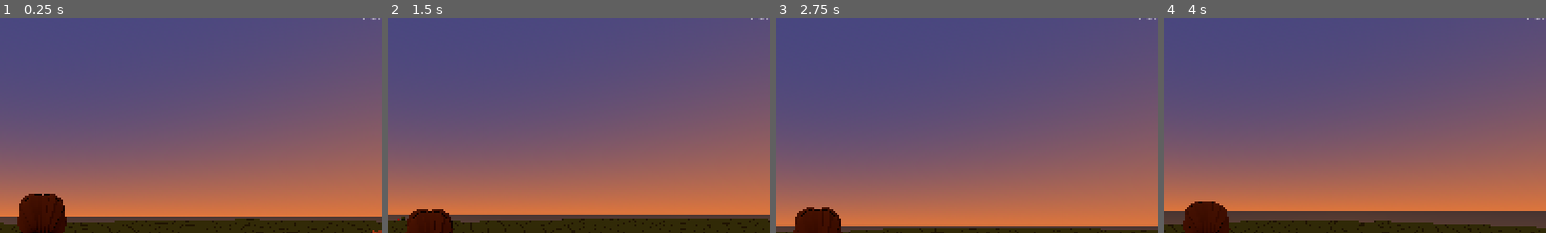
Above: before the commit, frames 1-4 (left to right).
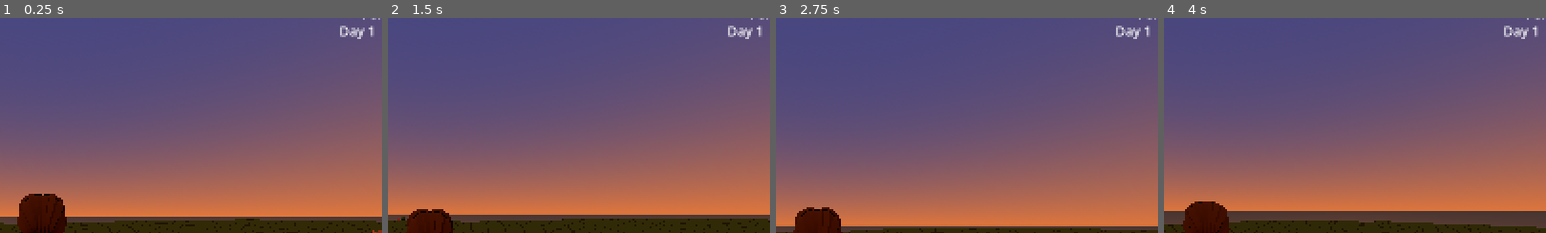
Above: after the commit, the same moments.

Repository: forsman5/sitka
Game: Godot game, scene res://scenes/on_foot/on_foot.tscn
Same seed, same stepped clock (60 frames per second), same inputs: the game is played once before the commit and once after it. This scene is started directly instead of the project's main scene.
Inputs (mouse positions are % of the whole screen's width and height, from its top left):
- Up to frame 1 (0.25 s): no input
- Up to frame 2 (1.5 s): tap Enter at 0.5 s; move the mouse to (55, 50) at 0.52 s; hold Q 0.53-1.28 s; hold Up (ui_up) from 0.53 s (still down); click (55, 50) at 0.67 s; tap Space at 0.77 s; move the mouse to (45, 50) at 1.27 s; tap E at 1.35 s; click (45, 50) at 1.42 s
- Up to frame 3 (2.75 s): keep holding Up (ui_up); tap Space at 1.52 s; move the mouse to (52, 48) at 2.02 s; hold Alt from 2.03 s (still down); click (52, 48) at 2.17 s
- Up to frame 4 (4 s): keep holding Up (ui_up); move the mouse to (49, 52) at 2.77 s; release Alt at 2.78 s; tap Shift at 2.85 s; click (49, 52) at 2.92 s; tap Space at 3.02, 3.77 s; move the mouse to (57, 51) at 3.52 s; tap F at 3.6 s; click (57, 51) at 3.67 s
The pictures show only the part of the screen within x 44-94%, y 4-54%; the shares and areas given below are measured in that part.

The runs differ from the first frame. In frame 1, 0.3% of the frame differs, in the area x 89-98%, y 3-10%; in frame 2, 0.3%; in frame 3, 0.3%; in frame 4, 0.3%.

Commit message:
On Foot: end-of-day screen with pen result, overnight losses, lambs, next day
Co-Authored-By: Claude Sonnet 5.5 <noreply@anthropic.com>

Diff:
--- a/scripts/on_foot/on_foot_world.gd
+++ b/scripts/on_foot/on_foot_world.gd
@@ -21,6 +21,23 @@
 const NIGHT_TIME := 21.0 / 24.0
 const DUSK_SECONDS := 120.0
 
+## End-of-day odds, per head. Sheep still outside the pen at nightfall may be
+## lost; every sheep that makes it through the night may bear a lamb.
+const LOSS_CHANCE := 0.4
+const LAMB_CHANCE := 0.1
+const STARTING_FLOCK_MIN := 3
+const STARTING_FLOCK_MAX := 5
+## The pen starts at its default size and grows by this many segments (each way)
+## per PEN_GROW_STEP sheep beyond what the default pen holds.
+const PEN_BASE_CAPACITY := 10
+const PEN_GROW_STEP := 6
+
+## Run state carried across the next-day scene reload. _continuing is set only by
+## the Next Day button, so entering from the menu always starts a fresh run.
+static var _continuing: bool = false
+static var _day: int = 1
+static var _flock_size: int = 0
+
 ## Esc often releases mouse capture itself (browser pointer lock, embedded game
 ## window) before the game sees a key press, so a lost capture also opens the menu.
 const ESC_DEBOUNCE_MSEC := 250
@@ -40,8 +57,20 @@
 var _terrain: Node
 var _sky_mat: ProceduralSkyMaterial
 var _clock: Label
+var _day_ended: bool = false
+var _end_layer: CanvasLayer
+var _end_title: Label
+var _end_body: Label
+var _end_next: Button
+var _next_flock_size: int = 0
+var _game_over: bool = false
 
 func _ready() -> void:
+	if _continuing:
+		_continuing = false
+	else:
+		_day = 1
+		_flock_size = randi_range(STARTING_FLOCK_MIN, STARTING_FLOCK_MAX)
 	GameState.time_of_day = START_TIME_OF_DAY
 	_build_environment()
 	_build_island()
@@ -66,13 +95,14 @@
 	layer.add_child(hint)
 	add_child(layer)
 	_build_pause_menu()
+	_build_end_of_day_screen()
 
 	_clock = Label.new()
 	_clock.add_theme_font_size_override("font_size", 28)
 	_clock.horizontal_alignment = HORIZONTAL_ALIGNMENT_RIGHT
 	_clock.anchor_left = 1.0
 	_clock.anchor_right = 1.0
-	_clock.offset_left = -260.0
+	_clock.offset_left = -320.0
 	_clock.offset_right = -16.0
 	_clock.offset_top = 44.0
 	layer.add_child(_clock)
@@ -92,9 +122,110 @@
 func _process(_delta: float) -> void:
 	_update_sky(GameState.time_of_day)
 	_update_clock(GameState.time_of_day)
+	if not _day_ended and GameState.time_of_day >= NIGHT_TIME:
+		_end_day()
+		return
 	if not get_tree().paused and Input.mouse_mode != Input.MOUSE_MODE_CAPTURED:
 		_auto_paused_at = Time.get_ticks_msec()
 		_set_paused(true)
+
+func _build_end_of_day_screen() -> void:
+	_end_layer = CanvasLayer.new()
+	_end_layer.layer = 30
+	_end_layer.process_mode = Node.PROCESS_MODE_ALWAYS
+	_end_layer.visible = false
+	add_child(_end_layer)
+
+	var dim := ColorRect.new()
+	dim.color = Color(0, 0, 0, 0.6)
+	dim.set_anchors_preset(Control.PRESET_FULL_RECT)
+	_end_layer.add_child(dim)
+
+	var center := CenterContainer.new()
+	center.set_anchors_preset(Control.PRESET_FULL_RECT)
+	_end_layer.add_child(center)
+
+	var box := VBoxContainer.new()
+	box.name = "Box"
+	box.custom_minimum_size = Vector2(420, 0)
+	box.add_theme_constant_override("separation", 14)
+	center.add_child(box)
+
+	_end_title = Label.new()
+	_end_title.horizontal_alignment = HORIZONTAL_ALIGNMENT_CENTER
+	_end_title.add_theme_font_size_override("font_size", 36)
+	box.add_child(_end_title)
+
+	_end_body = Label.new()
+	_end_body.horizontal_alignment = HORIZONTAL_ALIGNMENT_CENTER
+	_end_body.autowrap_mode = TextServer.AUTOWRAP_WORD_SMART
+	_end_body.add_theme_font_size_override("font_size", 20)
+	box.add_child(_end_body)
+
+	_end_next = Button.new()
+	_end_next.pressed.connect(_on_next_day_pressed)
+	box.add_child(_end_next)
+
+	var quit := Button.new()
+	quit.text = "Main Menu"
+	quit.pressed.connect(_to_main_menu)
+	box.add_child(quit)
+
+## Nightfall: pause, then settle the night. Sheep left outside may be lost; every
+## surviving sheep may bear a lamb. The result seeds the next day's flock.
+func _end_day() -> void:
+	_day_ended = true
+	var penned := 0
+	var outside := 0
+	for sheep in get_tree().get_nodes_in_group("on_foot_sheep"):
+		if (sheep as OnFootSheep).penned:
+			penned += 1
+		else:
+			outside += 1
+	var lost := 0
+	for i in outside:
+		if randf() < LOSS_CHANCE:
+			lost += 1
+	var survivors := penned + outside - lost
+	var lambs := 0
+	for i in survivors:
+		if randf() < LAMB_CHANCE:
+			lambs += 1
+	_next_flock_size = survivors + lambs
+	_game_over = _next_flock_size == 0
+
+	var lines: PackedStringArray = []
+	if _game_over:
+		_end_title.text = "The flock is gone"
+		lines.append("Every sheep left outside was lost to the night.")
+	elif outside == 0:
+		_end_title.text = "Good job!"
+		lines.append("All %d sheep are safe in the pen." % penned)
+	else:
+		_end_title.text = "Uh-oh..."
+		lines.append("%d of %d sheep never made it into the pen." % [outside, penned + outside])
+		lines.append("%d lost in the night, %d found their way home." % [lost, outside - lost])
+	if lambs > 0:
+		lines.append("%d new lamb%s born!" % [lambs, "" if lambs == 1 else "s"])
+	if not _game_over:
+		lines.append("Flock for tomorrow: %d" % _next_flock_size)
+	_end_body.text = "\n".join(lines)
+	_end_next.text = "New Game" if _game_over else "Next Day"
+
+	_end_layer.visible = true
+	get_tree().paused = true
+	Input.mouse_mode = Input.MOUSE_MODE_VISIBLE
+
+func _on_next_day_pressed() -> void:
+	if _game_over:
+		_continuing = false
+	else:
+		_continuing = true
+		_day += 1
+		_flock_size = _next_flock_size
+	get_tree().paused = false
+	Input.mouse_mode = Input.MOUSE_MODE_CAPTURED
+	get_tree().reload_current_scene()
 
 func _build_pause_menu() -> void:
 	_pause_layer = CanvasLayer.new()
@@ -220,6 +351,9 @@
 ## Open-gated pen on the flat ground east of the town, gate facing the spawn.
 func _spawn_pen() -> void:
 	_pen = SheepPen.new()
+	var grow := maxi(0, ceili((_flock_size - PEN_BASE_CAPACITY) / float(PEN_GROW_STEP)))
+	_pen.segments_wide += grow
+	_pen.segments_deep += grow
 	_pen.name = "SheepPen"
 	_pen.position = _ground_point(Vector2(18, -2))
 	_pen.rotation_degrees.y = -90.0
@@ -228,7 +362,7 @@
 ## A small flock a short walk from the spawn point.
 func _spawn_flock() -> void:
 	var center := Vector2(8, 14)
-	for i in randi_range(3, 5):
+	for i in _flock_size:
 		var sheep := OnFootSheep.new()
 		var xz := center + Vector2(randf_range(-3, 3), randf_range(-3, 3))
 		sheep.position = _ground_point(xz) + Vector3(0, 0.3, 0)
@@ -268,7 +402,7 @@
 
 func _update_clock(t: float) -> void:
 	var minutes := int(t * 24.0 * 60.0)
-	_clock.text = "%02d:%02d" % [floori(minutes / 60.0), minutes % 60]
+	_clock.text = "Day %d  %02d:%02d" % [_day, floori(minutes / 60.0), minutes % 60]
 
 func _update_sky(t: float) -> void:
 	var a: Array = _SKY_KEYS[0]
